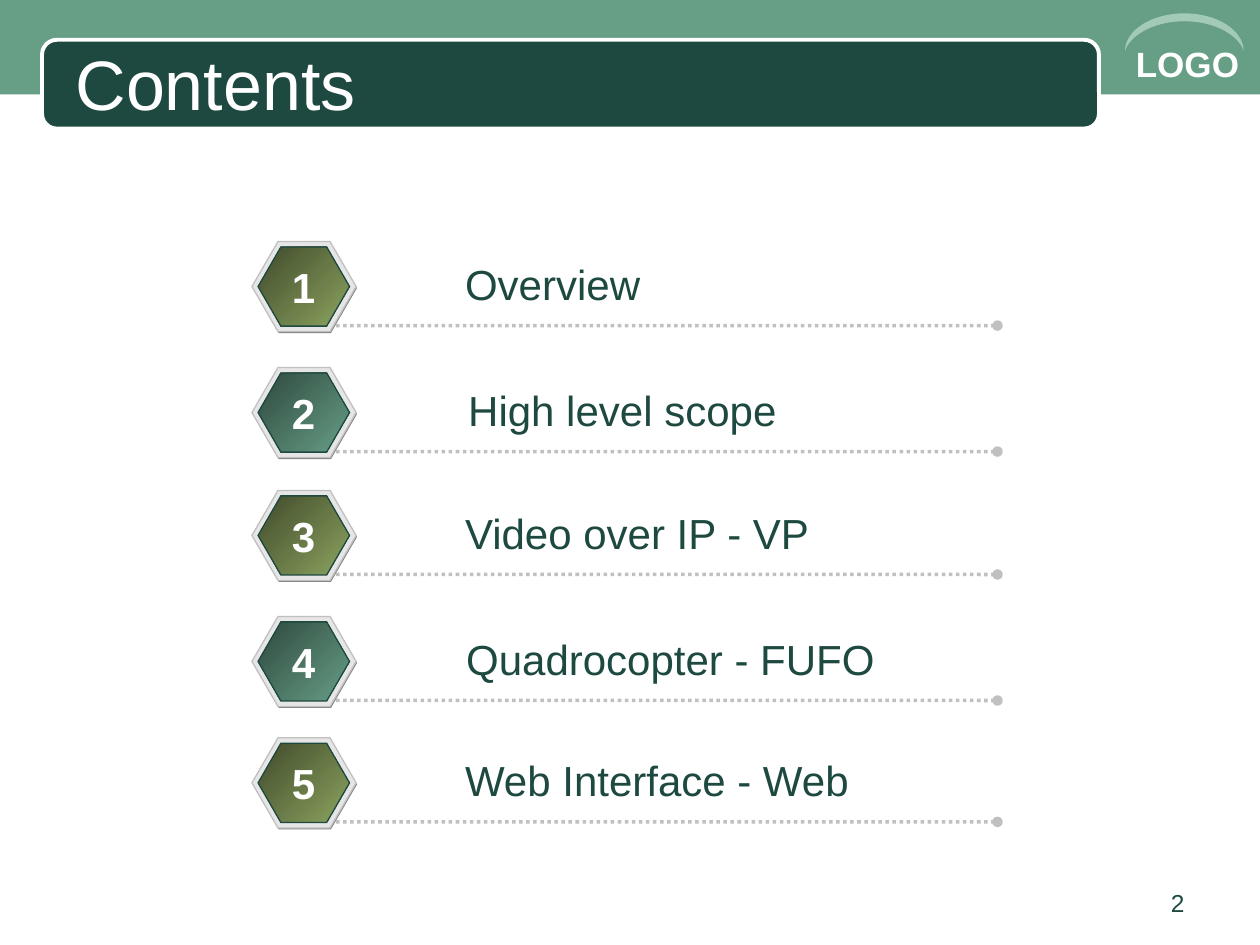
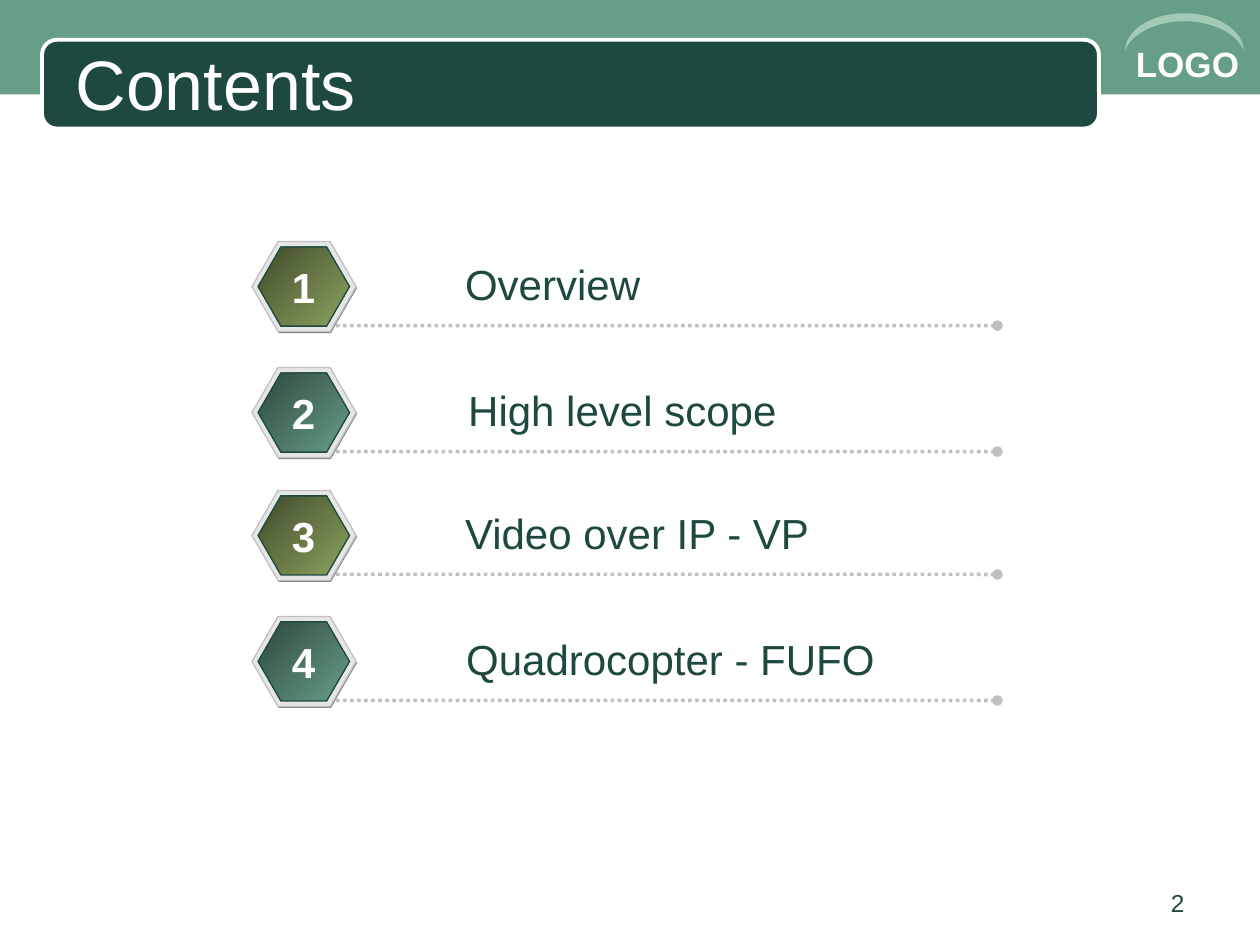
Before and after one commit to phong1990/fufo-innovation, a slide deck: slide 2 of Document/03.Requirement/FUFO_Scope.ppt. Drawn at 1260x945 pixels with LibreOffice and Linux fonts; fonts in the diff are those of the drawing; background and template pictures are left out. Boxes give left, top, right and bottom in pixels: in the first picture for what was removed or moved away, otherwise in the second. Text is boxed around its words. In the diff, an @@ line names an element or a change of style, - is before the commit and + after.

```diff
--- a/Document/03.Requirement/FUFO_Scope.ppt
+++ b/Document/03.Requirement/FUFO_Scope.ppt
@@ hexagon removed at bbox=[252, 738, 357, 829] @@
@@ hexagon removed at bbox=[253, 740, 358, 830] @@
@@ hexagon removed at bbox=[258, 743, 350, 823] @@
@@ text removed at bbox=[292, 770, 315, 800] @@
-5
@@ text removed at bbox=[465, 765, 849, 797] @@
-Web Interface - Web
@@ arrow removed from (336, 822) to (998, 822) @@
```
Also in this commit, not shown: 2 other slides changed.
